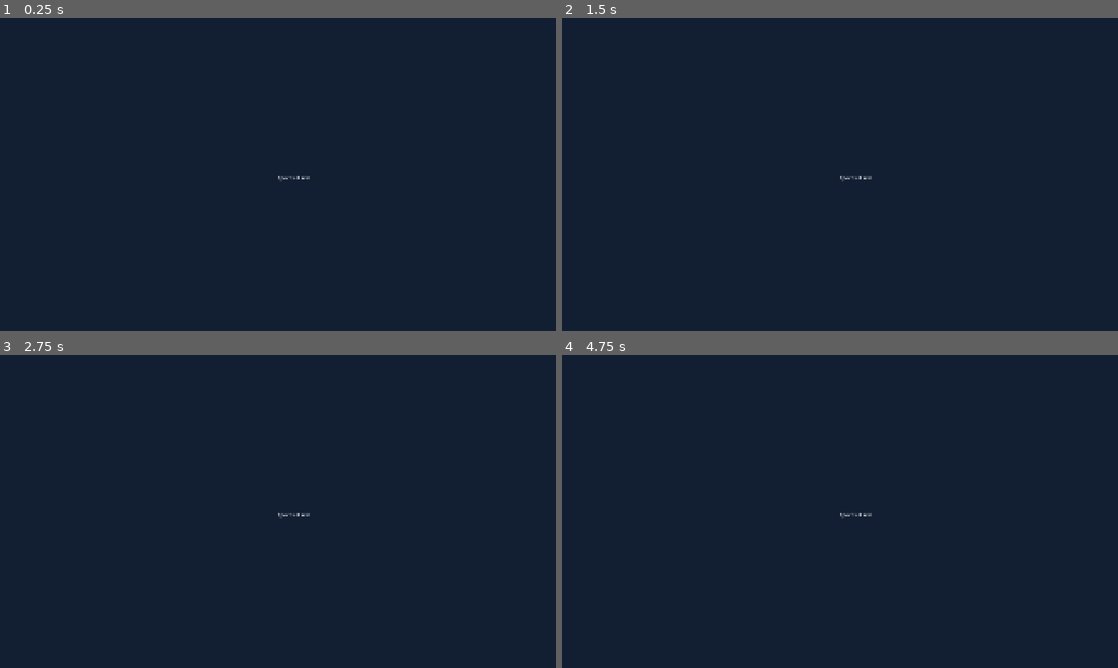
Above: before the commit, frames 1-4 (two rows, left to right).
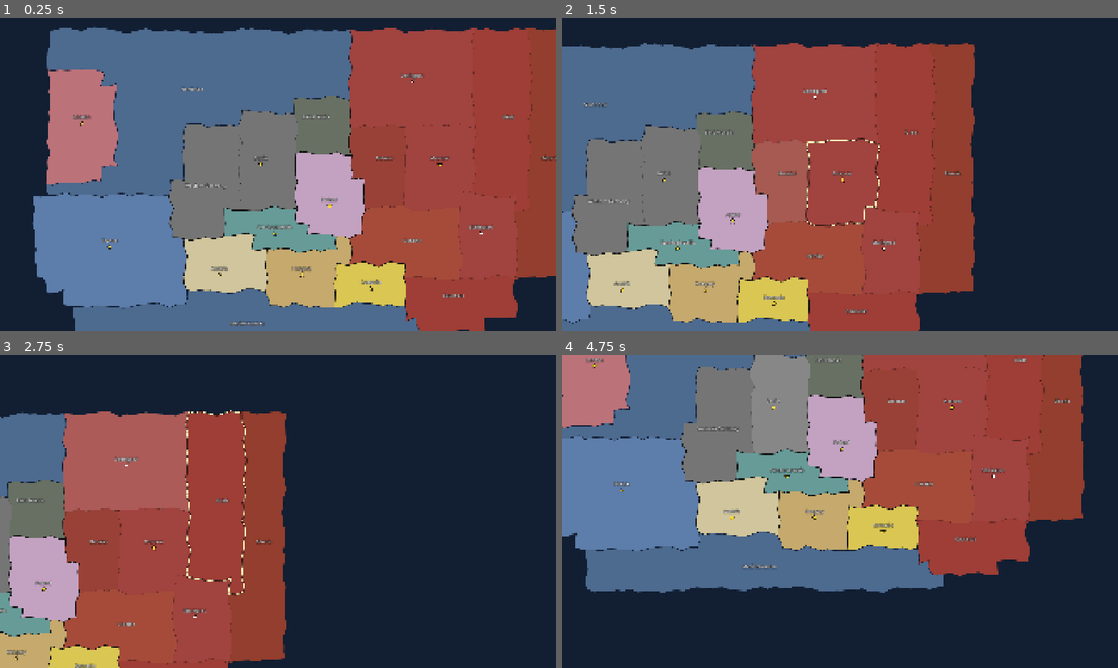
Above: after the commit, the same moments.

Repository: aayanmakwana/-epochs_of_war
Game: Godot game, scene res://scenes/main.tscn
Same seed, same stepped clock (60 frames per second), same inputs: the game is played once before the commit and once after it.
Inputs (mouse positions are in pixels of both pictures, inside the frame that each line leads up to):
- Up to frame 1 (0.25 s): no input
- Up to frame 2 (1.5 s): tap Enter at 0.5 s; move the mouse to (962, 158) at 0.52 s; hold Right 0.53-1.25 s; click (962, 158) at 0.67 s; drag from (728, 190) to (812, 237) at 1.27 s
- Up to frame 3 (2.75 s): tap Space at 2 s; move the mouse to (333, 442) at 2.02 s; hold Right from 2.03 s (still down); click (333, 442) at 2.17 s
- Up to frame 4 (4.75 s): release Right at 2.75 s; drag from (812, 574) to (673, 464) at 2.77 s; tap Enter at 3.5 s; move the mouse to (1006, 558) at 3.52 s; hold Left 3.53-4.25 s; click (1006, 558) at 3.67 s; drag from (673, 464) to (756, 433) at 4.27 s

The runs differ from the first frame. In frame 1, 86% of the frame differs, in the area x 5-100%, y 2-100%; in frame 2, 66%; in frame 3, 41%; in frame 4, 66%.

Commit message:
Step 3: Strategic map rendering (province polygons in nation colours, province/nation/coast borders, city markers, labels, click/hover selection, zoom and pan camera)

Diff:
--- /dev/null
+++ b/scenes/game/game.tscn
@@ -0,0 +1,18 @@
+[gd_scene format=3]
+
+[ext_resource type="Script" path="res://scripts/game/game.gd" id="1_game"]
+[ext_resource type="Script" path="res://scripts/map/map_view.gd" id="2_map"]
+[ext_resource type="Script" path="res://scripts/map/map_camera.gd" id="3_cam"]
+
+[node name="Game" type="Node"]
+script = ExtResource("1_game")
+
+[node name="World" type="Node2D" parent="."]
+
+[node name="MapView" type="Node2D" parent="World"]
+script = ExtResource("2_map")
+
+[node name="MapCamera" type="Camera2D" parent="World"]
+script = ExtResource("3_cam")
+
+[node name="UI" type="CanvasLayer" parent="."]
--- a/scripts/autoload/event_bus.gd
+++ b/scripts/autoload/event_bus.gd
@@ -27,6 +27,8 @@
 # --- Selection / map interaction -------------------------------------------
 signal province_selected(province_id: String)
 signal province_hovered(province_id: String)   # "" when nothing hovered
+## Right click on the map (used for move orders from step 9).
+signal province_right_clicked(province_id: String)
 signal selection_cleared
 signal division_selected(division_id: int)
 
--- /dev/null
+++ b/scripts/game/game.gd
@@ -0,0 +1,15 @@
+extends Node
+## The in-game screen: strategic map world + HUD canvas layer.
+## Expects GameState to be active (new game or loaded) before it is added.
+
+@onready var map_view: MapView = $World/MapView
+@onready var camera: MapCamera = $World/MapCamera
+@onready var ui_layer: CanvasLayer = $UI
+
+
+func _ready() -> void:
+	camera.setup(GameData.geometry.bounds())
+	map_view.set_camera(camera)
+	var capital: String = GameData.nation(GameState.player_nation).get("capital", "")
+	if capital != "":
+		camera.focus_on(GameData.geometry.anchors[capital].lerp(GameData.geometry.bounds().get_center(), 0.5))
--- a/scripts/main.gd
+++ b/scripts/main.gd
@@ -1,15 +1,32 @@
 extends Node
 ## Root of the application. Owns the current "screen" (start menu, game,
 ## end screen ...) and swaps between them.
+##
+## Until the start screen exists (step 19) it boots straight into a new game.
+## Pick the nation from the command line:  godot --path . -- --nation=ussr
+
+const GAME_SCENE := "res://scenes/game/game.tscn"
 
 var current_screen: Node = null
 
 
 func _ready() -> void:
-	var label := Label.new()
-	label.text = "Epochs of War"
-	label.set_anchors_preset(Control.PRESET_CENTER)
-	change_screen(label)
+	if not GameState.active:
+		GameState.new_game(_nation_from_cmdline())
+	start_game_screen()
+
+
+func _nation_from_cmdline() -> String:
+	for arg in OS.get_cmdline_user_args():
+		if arg.begins_with("--nation="):
+			var nid := arg.trim_prefix("--nation=")
+			if GameData.playable_nations().has(nid):
+				return nid
+	return "germany"
+
+
+func start_game_screen() -> void:
+	change_screen((load(GAME_SCENE) as PackedScene).instantiate())
 
 
 ## Replace the current screen with [param screen].
--- /dev/null
+++ b/scripts/map/draw_layer.gd
@@ -0,0 +1,18 @@
+class_name DrawLayer
+extends Node2D
+## A Node2D whose _draw() is delegated to a Callable(canvas: CanvasItem).
+## MapView uses one per visual layer (borders, highlight, units, fog ...)
+## so each layer can be redrawn independently with queue_redraw().
+
+var draw_func: Callable
+
+
+func _init(func_to_call: Callable = Callable(), layer_name: String = "") -> void:
+	draw_func = func_to_call
+	if layer_name != "":
+		name = layer_name
+
+
+func _draw() -> void:
+	if draw_func.is_valid():
+		draw_func.call(self)
--- /dev/null
+++ b/scripts/map/map_camera.gd
@@ -0,0 +1,104 @@
+class_name MapCamera
+extends Camera2D
+## Strategic map camera: mouse-wheel zoom towards the cursor, drag to pan
+## (left or middle button), arrow keys / WASD to pan. Clamped to the map.
+
+signal view_changed
+
+const DRAG_THRESHOLD := 6.0
+
+var min_zoom: float = 0.45
+var max_zoom: float = 3.0
+var zoom_step: float = 1.15
+var key_pan_speed: float = 900.0
+var map_bounds: Rect2 = Rect2(0, 0, 2000, 1200)
+
+## Distance the mouse moved since the last button press (to tell clicks from drags).
+var drag_distance: float = 0.0
+var _drag_button: int = 0
+
+
+func setup(bounds: Rect2) -> void:
+	map_bounds = bounds
+	position = bounds.get_center()
+	set_zoom_level(0.95)
+
+
+func zoom_level() -> float:
+	return zoom.x
+
+
+func set_zoom_level(z: float, screen_anchor: Variant = null) -> void:
+	z = clampf(z, min_zoom, max_zoom)
+	var vp_size := get_viewport_rect().size
+	if screen_anchor is Vector2:
+		# Keep the world point under the cursor fixed while zooming.
+		var offset_px: Vector2 = (screen_anchor as Vector2) - vp_size * 0.5
+		var world: Vector2 = position + offset_px / zoom.x
+		zoom = Vector2(z, z)
+		position = world - offset_px / z
+	else:
+		zoom = Vector2(z, z)
+	clamp_to_bounds()
+	view_changed.emit()
+
+
+func pan_by(world_delta: Vector2) -> void:
+	position += world_delta
+	clamp_to_bounds()
+	view_changed.emit()
+
+
+func focus_on(world_pos: Vector2) -> void:
+	position = world_pos
+	clamp_to_bounds()
+	view_changed.emit()
+
+
+func clamp_to_bounds() -> void:
+	var b := map_bounds.grow(100)
+	position = position.clamp(b.position, b.end)
+
+
+## World-space rectangle currently visible.
+func visible_world_rect() -> Rect2:
+	var size := get_viewport_rect().size / zoom.x
+	return Rect2(position - size * 0.5, size)
+
+
+func was_drag() -> bool:
+	return drag_distance > DRAG_THRESHOLD
+
+
+func _unhandled_input(event: InputEvent) -> void:
+	if event is InputEventMouseButton:
+		var mb := event as InputEventMouseButton
+		if mb.pressed and mb.button_index == MOUSE_BUTTON_WHEEL_UP:
+			set_zoom_level(zoom.x * zoom_step, mb.position)
+		elif mb.pressed and mb.button_index == MOUSE_BUTTON_WHEEL_DOWN:
+			set_zoom_level(zoom.x / zoom_step, mb.position)
+		elif mb.button_index in [MOUSE_BUTTON_LEFT, MOUSE_BUTTON_MIDDLE]:
+			if mb.pressed:
+				_drag_button = mb.button_index
+				drag_distance = 0.0
+			elif mb.button_index == _drag_button:
+				_drag_button = 0
+	elif event is InputEventMouseMotion and _drag_button != 0:
+		var mm := event as InputEventMouseMotion
+		drag_distance += mm.relative.length()
+		if was_drag() or _drag_button == MOUSE_BUTTON_MIDDLE:
+			pan_by(-mm.relative / zoom.x)
+
+
+func _process(delta: float) -> void:
+	var dir := Vector2.ZERO
+	if Input.is_key_pressed(KEY_LEFT) or Input.is_key_pressed(KEY_A):
+		dir.x -= 1
+	if Input.is_key_pressed(KEY_RIGHT) or Input.is_key_pressed(KEY_D):
+		dir.x += 1
+	if Input.is_key_pressed(KEY_UP) or Input.is_key_pressed(KEY_W):
+		dir.y -= 1
+	if Input.is_key_pressed(KEY_DOWN) or Input.is_key_pressed(KEY_S):
+		dir.y += 1
+	if dir != Vector2.ZERO:
+		pan_by(dir.normalized() * key_pan_speed * delta / zoom.x)
--- /dev/null
+++ b/scripts/map/map_view.gd
@@ -0,0 +1,283 @@
+class_name MapView
+extends Node2D
+## Renders the strategic map from GameData.geometry + GameState.
+##
+## Child layers, bottom to top:
+##   Fills      one Polygon2D per province outline (nation colour)
+##   Borders    DrawLayer: province borders, nation borders, coastlines, city markers
+##   Fronts     DrawLayer: front lines (step 10) - empty for now
+##   Highlight  DrawLayer: hover / selection outline
+##   Units      DrawLayer: division icons (step 8) - empty for now
+##   Labels     Label per province
+##   Fog        DrawLayer: fog of war (step 12) - empty for now
+## Later steps add drawing code by giving the layer a draw_func, or by
+## extending the _draw_* methods below, then call refresh_layer().
+
+const LAND_TERRAIN_BLEND := 0.18
+const SEA_OWNER_BLEND := 0.12
+const BORDER_PROVINCE := Color(0, 0, 0, 0.35)
+const BORDER_NATION := Color(0.06, 0.06, 0.06, 0.95)
+const BORDER_COAST := Color(0.05, 0.1, 0.18, 0.9)
+const HOVER_FILL := Color(1, 1, 1, 0.13)
+const SELECT_LINE := Color(1, 1, 0.75, 1)
+
+var geometry: MapGeometry
+var camera: MapCamera
+var selected_province: String = ""
+var hovered_province: String = ""
+
+## pid -> Array[Polygon2D]
+var fill_nodes: Dictionary = {}
+## pid -> Label
+var label_nodes: Dictionary = {}
+var layers: Dictionary = {}   # layer name -> Node2D
+
+
+func _ready() -> void:
+	build()
+	EventBus.game_state_ready.connect(refresh_all)
+	EventBus.province_changed.connect(_on_province_changed)
+	EventBus.selection_cleared.connect(_on_selection_cleared)
+
+
+## (Re)create all child nodes from the geometry.
+func build() -> void:
+	for c in get_children():
+		if c != camera:
+			remove_child(c)   # detach now so rebuilt nodes keep their names
+			c.queue_free()
+	fill_nodes.clear()
+	label_nodes.clear()
+	layers.clear()
+	geometry = GameData.geometry
+
+	var fills := Node2D.new()
+	fills.name = "Fills"
+	add_child(fills)
+	layers["Fills"] = fills
+	for pid in GameData.province_ids:
+		var polys: Array = []
+		for loop: PackedVector2Array in geometry.outlines.get(pid, []):
+			var poly := Polygon2D.new()
+			poly.polygon = loop
+			poly.antialiased = true
+			poly.name = pid
+			fills.add_child(poly)
+			polys.append(poly)
+		fill_nodes[pid] = polys
+
+	_add_layer("Borders", _draw_borders)
+	_add_layer("Fronts", _draw_fronts)
+	_add_layer("Highlight", _draw_highlight)
+	_add_layer("Units", _draw_units)
+
+	var labels := Node2D.new()
+	labels.name = "Labels"
+	add_child(labels)
+	layers["Labels"] = labels
+	for pid in GameData.province_ids:
+		var lbl := Label.new()
+		lbl.text = GameData.province_name(pid)
+		lbl.horizontal_alignment = HORIZONTAL_ALIGNMENT_CENTER
+		lbl.vertical_alignment = VERTICAL_ALIGNMENT_CENTER
+		lbl.add_theme_font_size_override("font_size", 17)
+		lbl.add_theme_color_override("font_color", Color(1, 1, 1, 0.95))
+		lbl.add_theme_color_override("font_outline_color", Color(0, 0, 0, 0.85))
+		lbl.add_theme_constant_override("outline_size", 5)
+		lbl.size = Vector2(200, 24)
+		lbl.position = geometry.anchors[pid] - Vector2(100, 22)
+		lbl.mouse_filter = Control.MOUSE_FILTER_IGNORE
+		labels.add_child(lbl)
+		label_nodes[pid] = lbl
+
+	_add_layer("Fog", _draw_fog)
+	refresh_all()
+
+
+func _add_layer(layer_name: String, func_to_call: Callable) -> DrawLayer:
+	var layer := DrawLayer.new(func_to_call, layer_name)
+	add_child(layer)
+	layers[layer_name] = layer
+	return layer
+
+
+func set_camera(cam: MapCamera) -> void:
+	camera = cam
+	camera.view_changed.connect(_on_view_changed)
+
+
+func refresh_all() -> void:
+	for pid in fill_nodes:
+		_update_fill(pid)
+	for layer_name in layers:
+		refresh_layer(layer_name)
+
+
+func refresh_layer(layer_name: String) -> void:
+	var layer: Node2D = layers.get(layer_name)
+	if layer:
+		layer.queue_redraw()
+
+
+## Fill colour of a province from its controller (or 1936 owner if no game).
+func province_color(pid: String) -> Color:
+	var nid: String = GameData.province(pid).get("owner", "")
+	var ps: ProvinceState = GameState.province(pid) if GameState.active else null
+	if ps:
+		nid = ps.controller
+	var nation_col := GameData.nation_color(nid)
+	var terrain_col := Color.from_string(GameData.terrain_of(pid).get("color", "#808080"), Color.GRAY)
+	if GameData.is_naval(pid):
+		return terrain_col.lerp(nation_col, SEA_OWNER_BLEND)
+	return nation_col.lerp(terrain_col, LAND_TERRAIN_BLEND)
+
+
+func _update_fill(pid: String) -> void:
+	var col := province_color(pid)
+	for poly: Polygon2D in fill_nodes.get(pid, []):
+		poly.color = col
+
+
+func _controller(pid: String) -> String:
+	if GameState.active and GameState.province(pid):
+		return GameState.province(pid).controller
+	return GameData.province(pid).get("owner", "")
+
+
+## Screen-constant line width in world units.
+func px(pixels: float) -> float:
+	var z := camera.zoom_level() if camera else 1.0
+	return pixels / z
+
+
+# --- Selection / input -------------------------------------------------------
+
+func province_at(world_pos: Vector2) -> String:
+	return geometry.province_at(world_pos)
+
+
+## Select the province under [param world_pos]. Returns the province id ("" = none).
+func click_at(world_pos: Vector2) -> String:
+	var pid := province_at(world_pos)
+	if pid == "":
+		clear_selection()
+	else:
+		select_province(pid)
+	return pid
+
+
+func select_province(pid: String) -> void:
+	selected_province = pid
+	refresh_layer("Highlight")
+	EventBus.province_selected.emit(pid)
+
+
+func clear_selection() -> void:
+	if selected_province == "":
+		return
+	selected_province = ""
+	refresh_layer("Highlight")
+	EventBus.selection_cleared.emit()
+
+
+func _on_selection_cleared() -> void:
+	if selected_province != "":
+		selected_province = ""
+		refresh_layer("Highlight")
+
+
+func set_hovered(pid: String) -> void:
+	if pid == hovered_province:
+		return
+	hovered_province = pid
+	refresh_layer("Highlight")
+	EventBus.province_hovered.emit(pid)
+
+
+func _unhandled_input(event: InputEvent) -> void:
+	if event is InputEventMouseButton:
+		var mb := event as InputEventMouseButton
+		if mb.button_index == MOUSE_BUTTON_LEFT and not mb.pressed:
+			if camera == null or not camera.was_drag():
+				click_at(get_global_mouse_position())
+		elif mb.button_index == MOUSE_BUTTON_RIGHT and mb.pressed:
+			var pid := province_at(get_global_mouse_position())
+			if pid != "":
+				EventBus.province_right_clicked.emit(pid)
+	elif event is InputEventMouseMotion:
+		set_hovered(province_at(get_global_mouse_position()))
+
+
+func _on_province_changed(pid: String) -> void:
+	_update_fill(pid)
+	refresh_layer("Borders")
+
+
+func _on_view_changed() -> void:
+	# Line widths are zoom dependent.
+	refresh_layer("Borders")
+	refresh_layer("Highlight")
+	refresh_layer("Fronts")
+
+
+# --- Layer drawing -----------------------------------------------------------
+
+func _draw_borders(canvas: CanvasItem) -> void:
+	for key: String in geometry.borders:
+		var parts := key.split("|")
+		var a: String = parts[0]
+		var b: String = parts[1]
+		var col := BORDER_PROVINCE
+		var width := px(1.0)
+		if b == "" or GameData.is_naval(a) != GameData.is_naval(b):
+			col = BORDER_COAST
+			width = px(2.0)
+		elif _controller(a) != _controller(b):
+			col = BORDER_NATION
+			width = px(2.6)
+		for seg: PackedVector2Array in geometry.borders[key]:
+			canvas.draw_polyline(seg, col, width, true)
+	# City markers below the label.
+	for pid in GameData.province_ids:
+		var p: Vector2 = geometry.anchors[pid] + Vector2(0, 14)
+		if GameData.is_capital(pid):
+			_draw_star(canvas, p, 9.0, Color(1, 0.85, 0.2), Color(0, 0, 0, 0.8))
+		elif GameData.is_major_city(pid):
+			canvas.draw_circle(p, 6.0, Color(0, 0, 0, 0.8))
+			canvas.draw_circle(p, 4.5, Color(1, 1, 1))
+
+
+func _draw_star(canvas: CanvasItem, center: Vector2, radius: float, fill: Color, outline: Color) -> void:
+	var pts := PackedVector2Array()
+	for i in 10:
+		var r := radius if i % 2 == 0 else radius * 0.45
+		var ang := -PI / 2.0 + i * PI / 5.0
+		pts.append(center + Vector2(cos(ang), sin(ang)) * r)
+	canvas.draw_colored_polygon(pts, fill)
+	var closed := pts.duplicate()
+	closed.append(pts[0])
+	canvas.draw_polyline(closed, outline, 1.5, true)
+
+
+func _draw_highlight(canvas: CanvasItem) -> void:
+	if hovered_province != "":
+		for loop: PackedVector2Array in geometry.outlines.get(hovered_province, []):
+			canvas.draw_colored_polygon(loop, HOVER_FILL)
+	if selected_province != "":
+		for loop: PackedVector2Array in geometry.outlines.get(selected_province, []):
+			var closed := loop.duplicate()
+			closed.append(loop[0])
+			canvas.draw_polyline(closed, Color(0, 0, 0, 0.6), px(5.0), true)
+			canvas.draw_polyline(closed, SELECT_LINE, px(2.5), true)
+
+
+func _draw_fronts(_canvas: CanvasItem) -> void:
+	pass  # Step 10: front lines between provinces of nations at war.
+
+
+func _draw_units(_canvas: CanvasItem) -> void:
+	pass  # Step 8: division icons at GameData.geometry.anchors.
+
+
+func _draw_fog(_canvas: CanvasItem) -> void:
+	pass  # Step 12: darken provinces not visible to the player.
--- /dev/null
+++ b/tests/screenshot.gd
@@ -0,0 +1,37 @@
+extends SceneTree
+## Dev helper (not a test): renders the main scene in a real window and saves
+## a PNG.  godot --path . -s res://tests/screenshot.gd -- --out=C:/tmp/shot.png [--select=berlin] [--days=40]
+
+func _initialize() -> void:
+	_run.call_deferred()
+
+
+func _run() -> void:
+	var out := "user://screenshot.png"
+	var select := ""
+	var days := 0
+	for arg in OS.get_cmdline_user_args():
+		if arg.begins_with("--out="):
+			out = arg.trim_prefix("--out=")
+		elif arg.begins_with("--select="):
+			select = arg.trim_prefix("--select=")
+		elif arg.begins_with("--days="):
+			days = int(arg.trim_prefix("--days="))
+	root.size = Vector2i(1920, 1080)
+	var main: Node = (load("res://scenes/main.tscn") as PackedScene).instantiate()
+	root.add_child(main)
+	for i in 5:
+		await process_frame
+	var game: Node = main.current_screen
+	if select != "" and game.get("map_view"):
+		game.map_view.select_province(select)
+	var tm: Node = root.get_node_or_null("/root/TimeManager")
+	if days > 0 and tm:
+		tm.advance_days(days)
+	for i in 10:
+		await process_frame
+	await RenderingServer.frame_post_draw
+	var img := root.get_texture().get_image()
+	img.save_png(out)
+	print("saved ", out, " ", img.get_size())
+	quit(0)
--- /dev/null
+++ b/tests/test_step3_map.gd
@@ -0,0 +1,106 @@
+extends "res://tests/test_base.gd"
+## Step 3: strategic map rendering. Polygons, colours, borders, selection, zoom/pan.
+## (Untyped vars on purpose: see PROGRESS.md "Tests and autoload names".)
+
+
+func run_tests() -> void:
+	var gd: Node = autoload("GameData")
+	var gs: Node = autoload("GameState")
+	var bus: Node = autoload("EventBus")
+	gs.new_game("germany")
+
+	var packed: PackedScene = load("res://scenes/game/game.tscn")
+	check(packed != null, "game scene loads")
+	var game = packed.instantiate()
+	root.add_child(game)
+	await process_frame
+	await process_frame
+	var map = game.map_view
+	var cam = game.camera
+	check(map != null and cam != null, "MapView and MapCamera exist")
+
+	# Polygons
+	check_eq(map.fill_nodes.size(), 20, "20 province fills")
+	for pid in gd.province_ids:
+		var polys: Array = map.fill_nodes[pid]
+		check(polys.size() == 1 and polys[0].polygon.size() >= 8, "polygon for " + pid)
+		check(map.label_nodes.has(pid) and map.label_nodes[pid].text == gd.province_name(pid), "label for " + pid)
+	for layer in ["Fills", "Borders", "Fronts", "Highlight", "Units", "Labels", "Fog"]:
+		check(map.layers.has(layer), "layer " + layer)
+
+	# Nation colours
+	var berlin_col: Color = map.fill_nodes["berlin"][0].color
+	var moscow_col: Color = map.fill_nodes["moscow"][0].color
+	check(berlin_col == map.province_color("berlin"), "berlin filled with its province colour")
+	check(not berlin_col.is_equal_approx(moscow_col), "German and Soviet colours differ")
+	var sea_col: Color = map.fill_nodes["north_sea"][0].color
+	check(sea_col.b > sea_col.r, "naval zone drawn blue")
+	check(gd.geometry.borders.has("berlin|poland"), "border segments between Berlin and Poland")
+	check(gd.geometry.borders.has("london|"), "coastline segments for London")
+
+	# Recolour when controller changes
+	gs.province("poland").controller = "germany"
+	bus.province_changed.emit("poland")
+	check(map.fill_nodes["poland"][0].color.is_equal_approx(map.province_color("poland")), "poland recoloured")
+	var g: Color = gd.nation_color("germany")
+	var pc: Color = map.fill_nodes["poland"][0].color
+	check(absf(pc.r - g.lerp(Color.from_string("#b5c27a", Color.GRAY), 0.18).r) < 0.01, "poland now in German colour")
+
+	# Selection
+	var selected: Array = []
+	var cleared: Array = []
+	bus.province_selected.connect(func(p): selected.append(p))
+	bus.selection_cleared.connect(func(): cleared.append(true))
+	for pid in gd.province_ids:
+		check_eq(map.click_at(gd.geometry.anchors[pid]), pid, "click on anchor selects " + pid)
+	check_eq(selected.size(), 20, "province_selected emitted for every click")
+	check_eq(map.selected_province, "mediterranean", "last selection kept")
+	check_eq(map.click_at(Vector2(-400, -400)), "", "click off-map selects nothing")
+	check_eq(map.selected_province, "", "off-map click clears selection")
+	check_eq(cleared.size(), 1, "selection_cleared emitted")
+	# Points just inside the jittered border resolve to a province (no holes).
+	var holes := 0
+	var b: Rect2 = gd.geometry.bounds()
+	for y in range(5, int(b.size.y), 23):
+		for x in range(5, int(b.size.x), 23):
+			var c := Vector2i(floori(x / 50.0), floori(y / 50.0))
+			var interior := true
+			for dy in range(-1, 2):
+				for dx in range(-1, 2):
+					if gd.geometry.cell_at(c + Vector2i(dx, dy)) == "":
+						interior = false
+			if interior and map.province_at(Vector2(x, y)) == "":
+				holes += 1
+	check_eq(holes, 0, "no holes between province polygons")
+
+	# Zoom and pan
+	cam.set_zoom_level(100.0)
+	check_eq(cam.zoom_level(), cam.max_zoom, "zoom clamped to max")
+	cam.set_zoom_level(0.001)
+	check_eq(cam.zoom_level(), cam.min_zoom, "zoom clamped to min")
+	cam.set_zoom_level(1.0)
+	var before: Vector2 = cam.position
+	cam.pan_by(Vector2(120, 0))
+	check(cam.position.x > before.x, "pan moves camera")
+	cam.pan_by(Vector2(100000, 100000))
+	check(b.grow(101).has_point(cam.position), "pan clamped to map bounds")
+	cam.focus_on(gd.geometry.anchors["moscow"])
+	check(cam.visible_world_rect().has_point(gd.geometry.anchors["moscow"]), "focus_on centres province")
+	# Zoom keeps the point under the cursor fixed.
+	cam.set_zoom_level(1.0)
+	cam.focus_on(b.get_center())
+	var vp: Vector2 = cam.get_viewport_rect().size
+	var anchor_px := vp * 0.5 + Vector2(200, 100)
+	var world_before: Vector2 = cam.position + (anchor_px - vp * 0.5) / cam.zoom_level()
+	cam.set_zoom_level(2.0, anchor_px)
+	var world_after: Vector2 = cam.position + (anchor_px - vp * 0.5) / cam.zoom_level()
+	check(world_before.distance_to(world_after) < 0.5, "zoom towards cursor keeps world point fixed")
+
+	# Rebuild keeps node names and counts stable.
+	map.build()
+	check_eq(map.fill_nodes.size(), 20, "rebuild: 20 province fills")
+	check(map.get_node_or_null("Fills") != null and map.get_node_or_null("Borders") != null, "rebuild: layer names kept")
+	check_eq(map.get_child_count(), 7, "rebuild: no stale layers left")
+
+	game.queue_free()
+	await process_frame
Not shown, added: scripts/game/game.gd.uid
Not shown, added: scripts/map/draw_layer.gd.uid
Not shown, added: scripts/map/map_camera.gd.uid
Not shown, added: scripts/map/map_view.gd.uid
Not shown, added: tests/screenshot.gd.uid
Not shown, added: tests/test_step3_map.gd.uid
